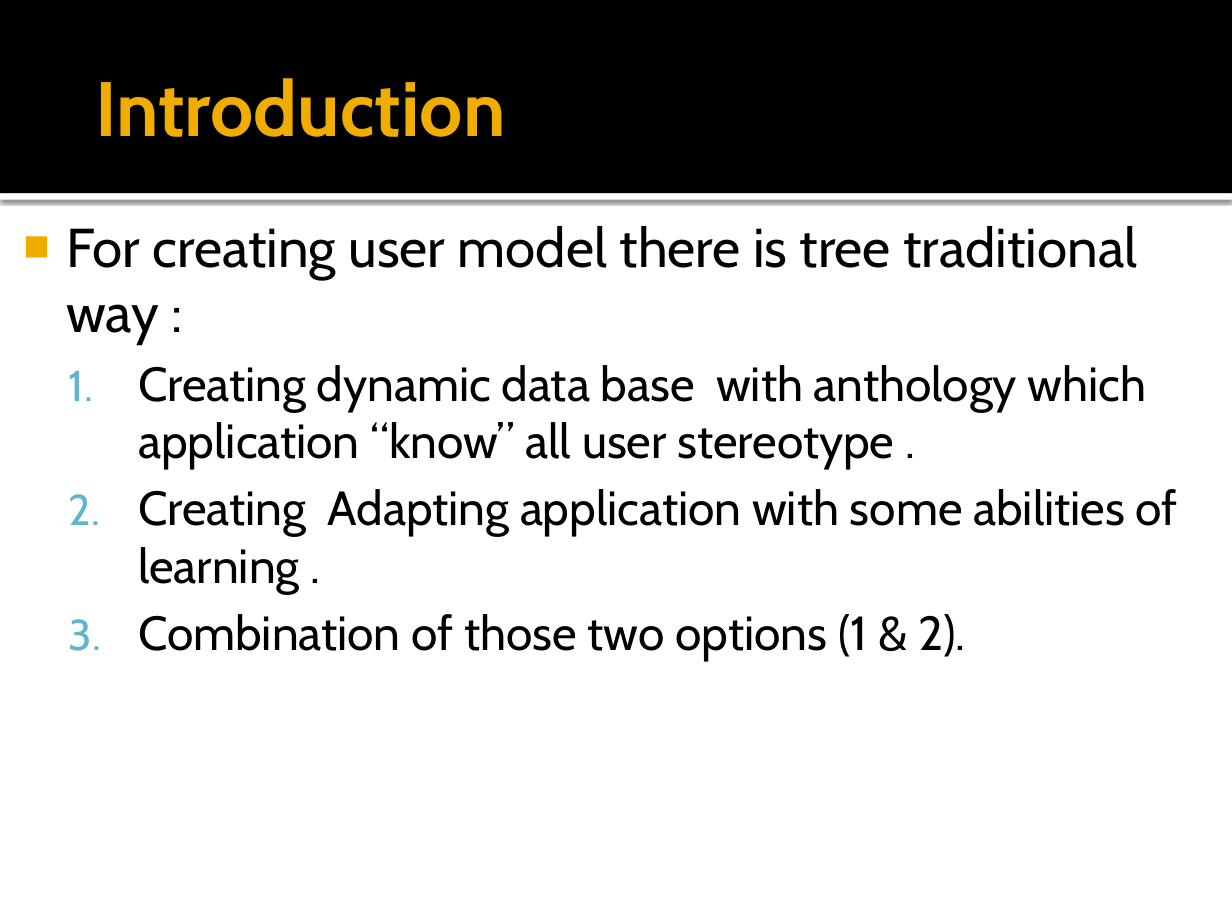
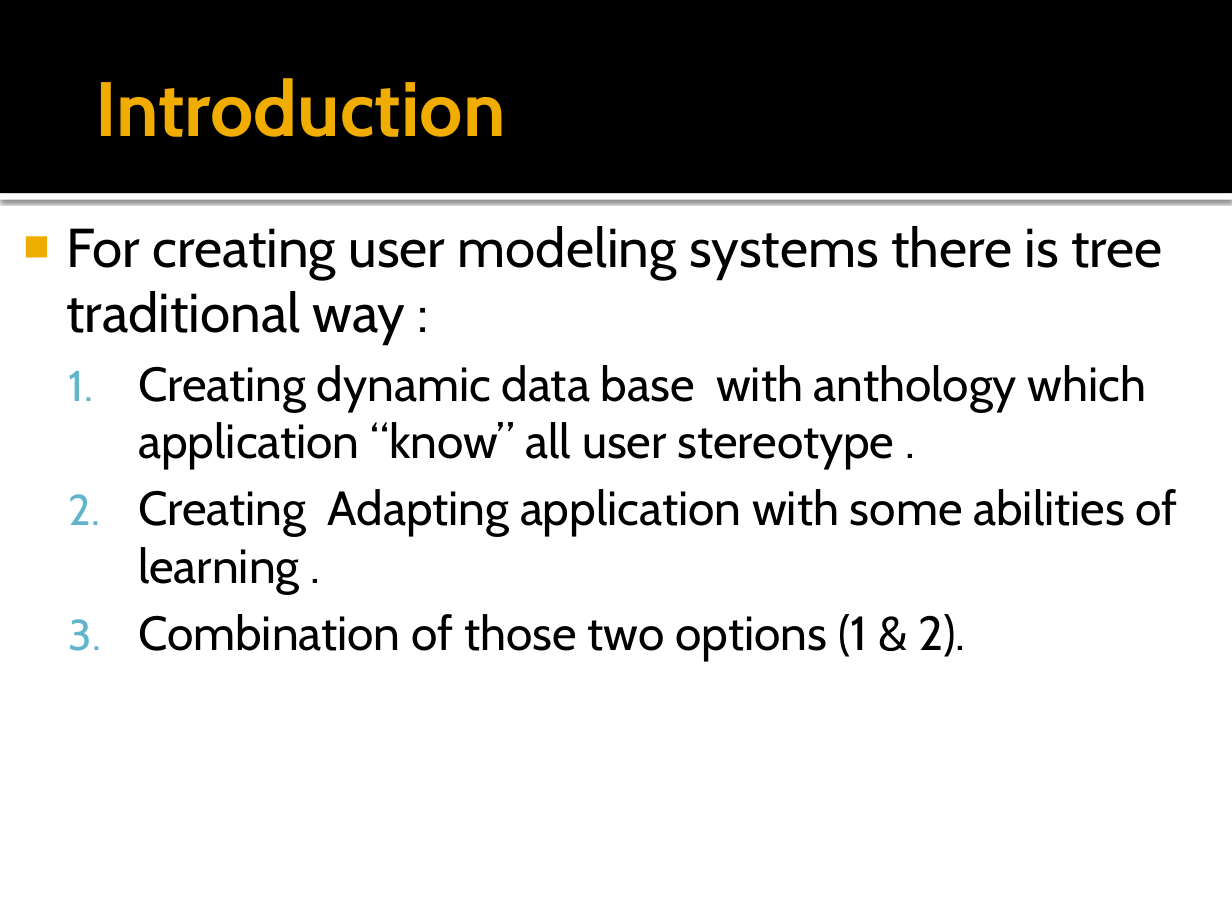
Before and after one commit to ciberuser/school-tools, a slide deck: slide 3 of School/seminar/User modeling full.pptx. Drawn at 1232x924 pixels with LibreOffice and Linux fonts; fonts in the diff are those of the drawing. Boxes give left, top, right and bottom in pixels: in the first picture for what was removed or moved away, otherwise in the second. Text is boxed around its words. In the diff, an @@ line names an element or a change of style, - is before the commit and + after.

```diff
--- a/School/seminar/User modeling full.pptx
+++ b/School/seminar/User modeling full.pptx
@@ text at box(66, 226, 1162, 345): text changed @@
-■ For creating user model there is tree traditional way :
+■ For creating user modeling systems there is tree traditional way :
```
Also in this commit, not shown: 2 other slides changed, 7 slides added.
